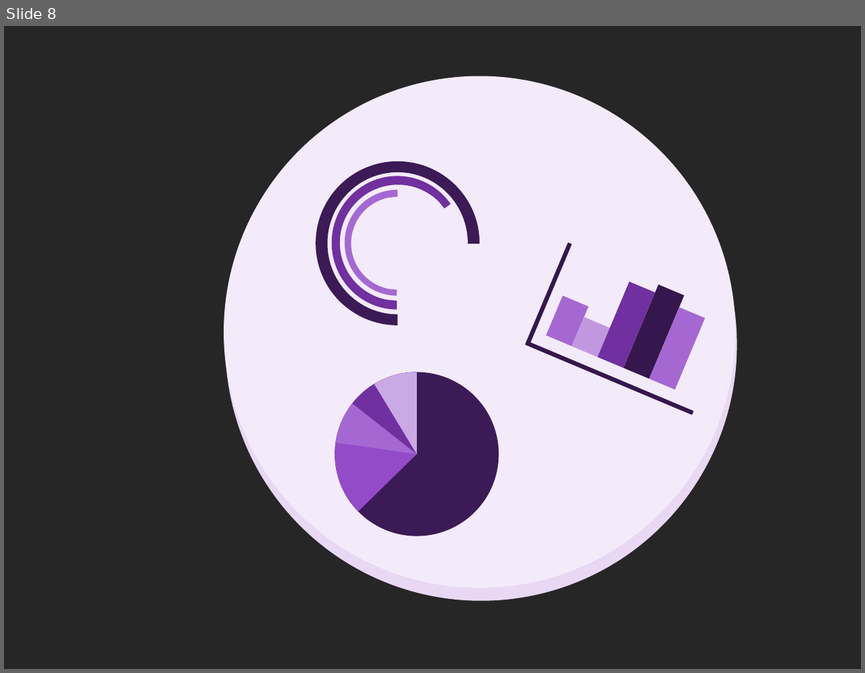
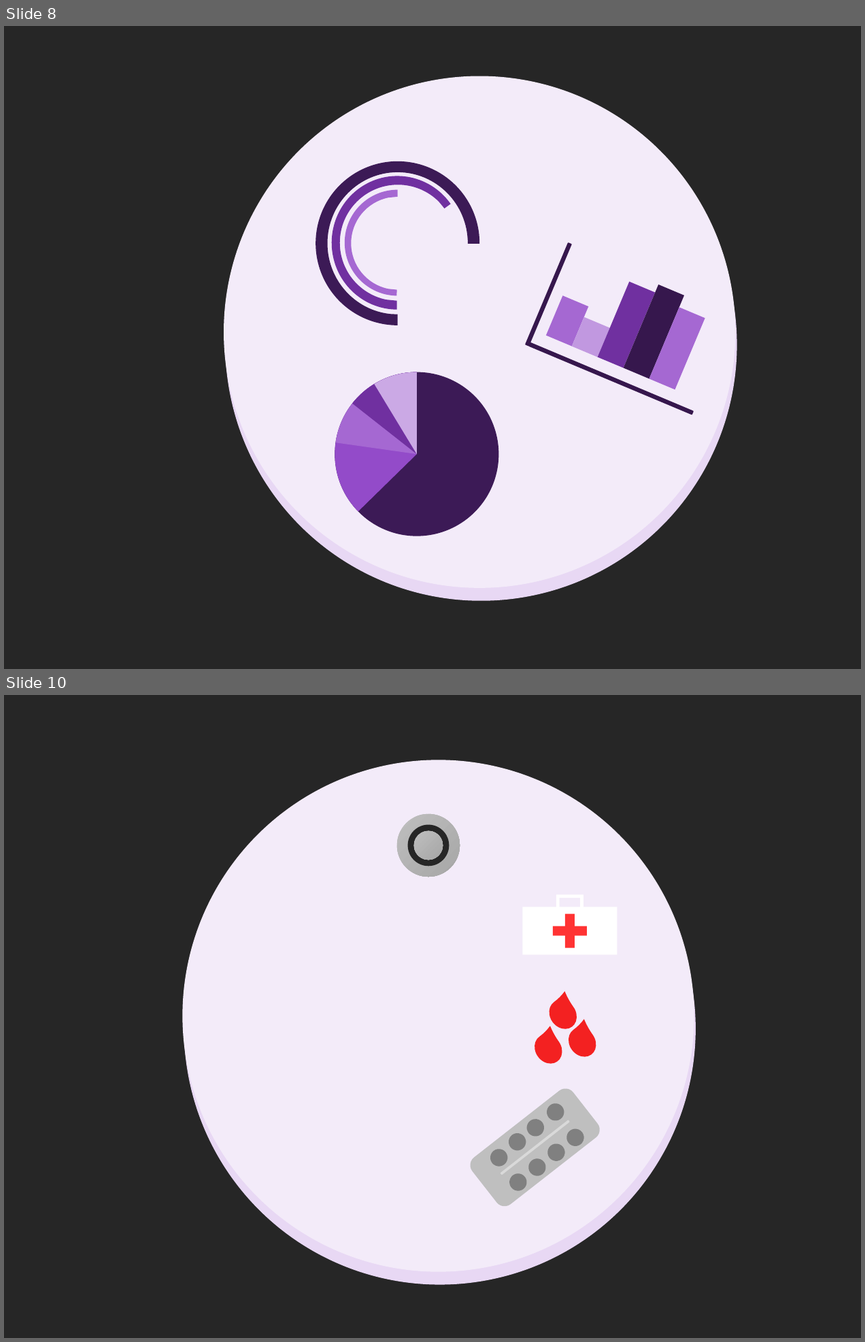
Before and after one commit to gustavogitzel/Discussex, a slide deck: Rascunhos/Logo - PP2.pptx. Shown one above the other, each under a label of ours: slide 8 before the commit, slides 8 and 10 after it; the slides between them are not shown. The pictures are 865x673 and 865x1342 pixels, drawn with LibreOffice and Linux fonts; fonts in the diff are those of the drawing. Boxes give left, top, right and bottom in pixels: in the first picture for what was removed or moved away, otherwise in the second. Text is boxed around its words. In the diff, an @@ line names an element or a change of style, - is before the commit and + after.

```diff
--- a/Rascunhos/Logo - PP2.pptx
+++ b/Rascunhos/Logo - PP2.pptx
@@ slide 10 added at [4,695,861,1338], background #262626 @@
@@ ellipse added at [182,760,694,1272], fill #F3EBF9 @@
@@ ellipse added at [184,773,696,1285], fill #E8D8F4 @@
@@ ellipse added at [397,814,460,877], fill gradient #BFBFBF to #A6A6A6 @@
@@ ellipse added at [407,824,449,866], fill #262626 @@
@@ ellipse added at [413,830,443,860], fill gradient #BFBFBF to #A6A6A6 @@
@@ group added at [522,895,617,955]: 3 rectangles, 1 frame @@
@@ teardrop added at [543,995,582,1034], fill #F32121 @@
@@ teardrop added at [529,1029,568,1069], fill #F32121 @@
@@ teardrop added at [563,1022,602,1062], fill #F32121 @@
@@ group added at [466,1085,603,1210]: 8 ellipses, 2 rounded rectangles @@
```
Also in this commit, not shown: 5 other slides added, 1 slide removed, 2 other files.
